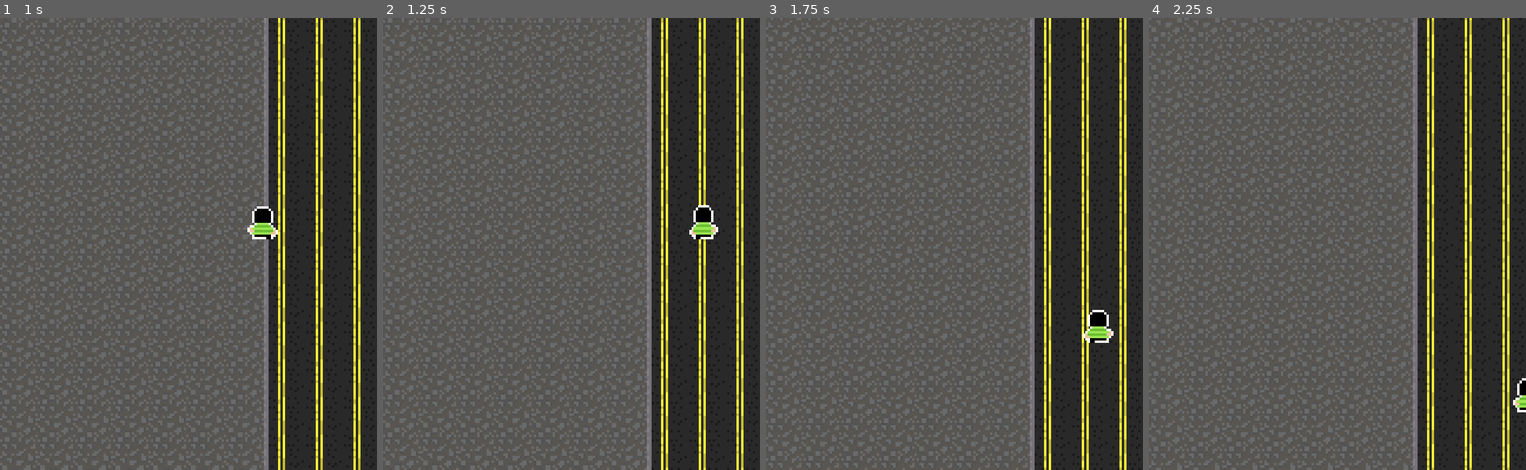
Above: before the commit, frames 1-4 (left to right).
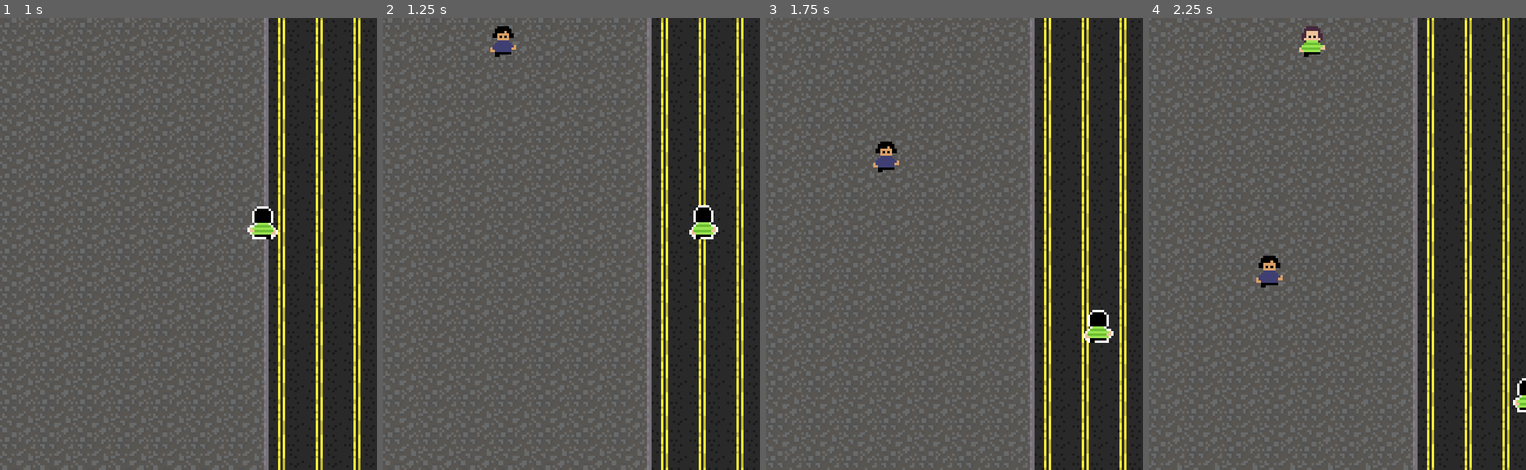
Above: after the commit, the same moments.

Repository: vitrolarium/brazilian-sidewalk
Game: Godot game, scene res://Objects/Scenes/Main.tscn
The game is run twice, just before and just after one commit, with the same random seed, the same clock (stepped at 60 frames per second) and the same inputs. The project has no main scene, so this scene is started directly.
Inputs:
- Up to frame 1 (1 s): hold D (move_right) from 0.53 s (still down)
- Up to frame 2 (1.25 s): keep holding D (move_right)
- Up to frame 3 (1.75 s): release D (move_right) at 1.28 s; hold S (move_down) from 1.28 s (still down)
- Up to frame 4 (2.25 s): release S (move_down) at 2.03 s; hold D (move_right) from 2.03 s (still down)

Frame 1 is identical in both runs. In frame 2, 0.3% of the frame differs, in the area x 28-36%, y 1-9%; in frame 3, 0.3%; in frame 4, 0.7%, in the area x 28-47%, y 1-60%.

Commit message:
added peoples and people spawner

Diff:
--- a/Objects/Player/player.tscn
+++ b/Objects/Player/player.tscn
@@ -9,7 +9,7 @@
 [ext_resource type="Texture2D" uid="uid://8q3lund83x3i" path="res://Objects/Player/deadDude.png" id="6_cxqrs"]
 
 [sub_resource type="RectangleShape2D" id="RectangleShape2D_ee1d8"]
-size = Vector2(13, 16)
+size = Vector2(13, 5)
 
 [sub_resource type="Animation" id="Animation_oa408"]
 length = 0.001
@@ -218,11 +218,13 @@
 }
 
 [node name="Player" type="CharacterBody2D"]
+collision_layer = 2
+collision_mask = 13
 script = ExtResource("1_htj8v")
 metadata/_edit_group_ = true
 
 [node name="CollisionShape" type="CollisionShape2D" parent="."]
-position = Vector2(0.5, -8)
+position = Vector2(0.5, -2.5)
 shape = SubResource("RectangleShape2D_ee1d8")
 
 [node name="AnimationPlayer" type="AnimationPlayer" parent="."]
--- a/Objects/Scenes/Main.gd
+++ b/Objects/Scenes/Main.gd
@@ -3,9 +3,15 @@
 
 # Called when the node enters the scene tree for the first time.
 func _ready() -> void:
-	$SidewalkManager.is_enabled = true#pass # Replace with function body.
+	start_game()
 
 
 # Called every frame. 'delta' is the elapsed time since the previous frame.
 func _process(delta: float) -> void:
 	pass
+
+
+func start_game():
+	$SidewalkManager.is_enabled = true
+	$WalkingPeopleSpawner.activate()
+	$Player.show()
--- a/Objects/Scenes/Main.tscn
+++ b/Objects/Scenes/Main.tscn
@@ -1,13 +1,16 @@
-[gd_scene load_steps=4 format=3 uid="uid://biv4ggorh453n"]
+[gd_scene load_steps=5 format=3 uid="uid://biv4ggorh453n"]
 
 [ext_resource type="Script" path="res://Objects/Scenes/Main.gd" id="1_fmxtq"]
 [ext_resource type="PackedScene" uid="uid://8442rfdmkaiy" path="res://Objects/Scenes/sidewalks/sidewalk_manager.tscn" id="1_fpg5d"]
 [ext_resource type="PackedScene" uid="uid://bh6ho6pu3vjdv" path="res://Objects/Player/player.tscn" id="2_diuxg"]
+[ext_resource type="PackedScene" uid="uid://dp53q87pb3bjc" path="res://Objects/WalkingPeoples/walking_people_spawner.tscn" id="3_06x6p"]
 
 [node name="Main" type="Node2D"]
 script = ExtResource("1_fmxtq")
 
 [node name="SidewalkManager" parent="." instance=ExtResource("1_fpg5d")]
 
+[node name="WalkingPeopleSpawner" parent="." instance=ExtResource("3_06x6p")]
+
 [node name="Player" parent="." instance=ExtResource("2_diuxg")]
 position = Vector2(67, 94)
--- /dev/null
+++ b/Objects/WalkingPeoples/walking-people-base.gd
@@ -0,0 +1,22 @@
+extends CharacterBody2D
+
+const WALK_DIRECTION := Vector2.DOWN
+
+@export var speed : int = 98
+
+var enabled : bool = false
+
+func activate(): enabled = true
+
+func deactivate(): enabled = false
+
+func _physics_process(_delta: float) -> void:
+	if enabled:
+		move()
+
+func move():
+	if $ObjectDetection.is_colliding():
+		velocity = (WALK_DIRECTION + Vector2.RIGHT).normalized() * speed
+	else:
+		velocity = WALK_DIRECTION * speed
+	move_and_slide()
--- a/Objects/WalkingPeoples/walking-people-base.tscn
+++ b/Objects/WalkingPeoples/walking-people-base.tscn
@@ -1,7 +1,27 @@
-[gd_scene load_steps=5 format=3 uid="uid://bgmkobkd2mca7"]
+[gd_scene load_steps=7 format=3 uid="uid://bgmkobkd2mca7"]
+
+[ext_resource type="Script" path="res://Objects/WalkingPeoples/walking-people-base.gd" id="1_opduh"]
+
+[sub_resource type="RectangleShape2D" id="RectangleShape2D_akb23"]
+size = Vector2(8, 1)
 
 [sub_resource type="RectangleShape2D" id="RectangleShape2D_6aiub"]
 size = Vector2(7, 3)
+
+[sub_resource type="Animation" id="Animation_wxj5t"]
+length = 0.001
+tracks/0/type = "value"
+tracks/0/imported = false
+tracks/0/enabled = true
+tracks/0/path = NodePath("Sprite:texture")
+tracks/0/interp = 1
+tracks/0/loop_wrap = true
+tracks/0/keys = {
+"times": PackedFloat32Array(0),
+"transitions": PackedFloat32Array(1),
+"update": 1,
+"values": [null]
+}
 
 [sub_resource type="Animation" id="Animation_agtqm"]
 resource_name = "walking"
@@ -45,21 +65,6 @@
 "values": [Vector2(0, -8), Vector2(0, -8.5), Vector2(0, -8), Vector2(0, -8), Vector2(0, -8), Vector2(0, -8.5), Vector2(0, -8), Vector2(0, -8)]
 }
 
-[sub_resource type="Animation" id="Animation_wxj5t"]
-length = 0.001
-tracks/0/type = "value"
-tracks/0/imported = false
-tracks/0/enabled = true
-tracks/0/path = NodePath("Sprite:texture")
-tracks/0/interp = 1
-tracks/0/loop_wrap = true
-tracks/0/keys = {
-"times": PackedFloat32Array(0),
-"transitions": PackedFloat32Array(1),
-"update": 1,
-"values": [null]
-}
-
 [sub_resource type="AnimationLibrary" id="AnimationLibrary_56o2d"]
 _data = {
 "RESET": SubResource("Animation_wxj5t"),
@@ -67,9 +72,16 @@
 }
 
 [node name="WalkingPeopleBase" type="CharacterBody2D"]
+collision_layer = 2
+script = ExtResource("1_opduh")
 
-[node name="Sprite" type="Sprite2D" parent="."]
-position = Vector2(0, -8)
+[node name="VisibilityNotifier" type="VisibleOnScreenNotifier2D" parent="."]
+
+[node name="ObjectDetection" type="ShapeCast2D" parent="."]
+position = Vector2(0.5, 0)
+shape = SubResource("RectangleShape2D_akb23")
+collision_mask = 14
+collide_with_areas = true
 
 [node name="CollisionShape" type="CollisionShape2D" parent="."]
 position = Vector2(0.5, -1.5)
@@ -80,3 +92,6 @@
 libraries = {
 "": SubResource("AnimationLibrary_56o2d")
 }
+
+[node name="Sprite" type="Sprite2D" parent="."]
+position = Vector2(0, -8)
--- /dev/null
+++ b/Objects/WalkingPeoples/walking_people_spawner.gd
@@ -0,0 +1,24 @@
+extends Node2D
+
+@export var walking_peoples : Array
+
+func activate(): $SummonTimer.start()
+
+func deactivate(): $SummonTimer.stop()
+
+func summon_people():
+	if walking_peoples.is_empty():
+		push_error("walking_peoples is a empty array!")
+		return
+	var choosen_people = walking_peoples.pick_random() as PackedScene
+	if choosen_people:
+		var new_people = choosen_people.instantiate() as CharacterBody2D
+		if new_people:
+			$SpawnPath/SpawnPoint.progress_ratio = randf()
+			new_people.position = $SpawnPath/SpawnPoint.position
+			new_people.enabled = true
+			add_child(new_people)
+		else:
+			push_error("the object ", choosen_people, "is not a CharacterBody2D.")
+	else:
+		push_error("the walking_peoples array has values that cannot be converted to PackedScene.")
--- /dev/null
+++ b/Objects/WalkingPeoples/walking_people_spawner.tscn
@@ -0,0 +1,28 @@
+[gd_scene load_steps=6 format=3 uid="uid://dp53q87pb3bjc"]
+
+[ext_resource type="Script" path="res://Objects/WalkingPeoples/walking_people_spawner.gd" id="1_x7g5s"]
+[ext_resource type="PackedScene" uid="uid://yahhxwj1utyg" path="res://Objects/WalkingPeoples/girl.tscn" id="2_ei0mk"]
+[ext_resource type="PackedScene" uid="uid://bmmuxx8t1x4gq" path="res://Objects/WalkingPeoples/man.tscn" id="3_r5swy"]
+[ext_resource type="PackedScene" uid="uid://bnulditclkl1h" path="res://Objects/WalkingPeoples/veia.tscn" id="4_35mfc"]
+
+[sub_resource type="Curve2D" id="Curve2D_jpv5f"]
+_data = {
+"points": PackedVector2Array(0, 0, 0, 0, 16, 0, 0, 0, 0, 0, 96, 0.103)
+}
+point_count = 2
+
+[node name="WalkingPeopleSpawner" type="Node2D"]
+script = ExtResource("1_x7g5s")
+walking_peoples = [ExtResource("2_ei0mk"), ExtResource("3_r5swy"), ExtResource("4_35mfc")]
+
+[node name="SummonTimer" type="Timer" parent="."]
+
+[node name="SpawnPath" type="Path2D" parent="."]
+curve = SubResource("Curve2D_jpv5f")
+
+[node name="SpawnPoint" type="PathFollow2D" parent="SpawnPath"]
+position = Vector2(16, -8)
+v_offset = -8.0
+rotates = false
+
+[connection signal="timeout" from="SummonTimer" to="." method="summon_people"]
--- a/project.godot
+++ b/project.godot
@@ -48,6 +48,13 @@
 ]
 }
 
+[layer_names]
+
+2d_physics/layer_1="world"
+2d_physics/layer_2="player"
+2d_physics/layer_3="peoples"
+2d_physics/layer_4="props"
+
 [rendering]
 
 textures/canvas_textures/default_texture_filter=0
